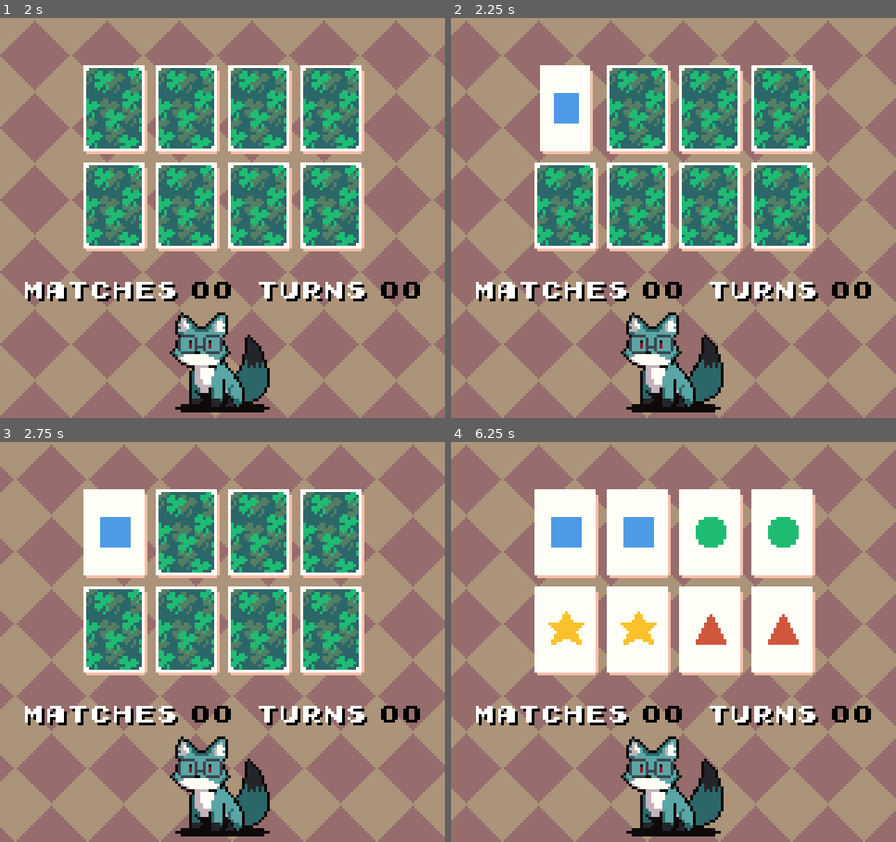
Above: before the commit, frames 1-4 (two rows, left to right).
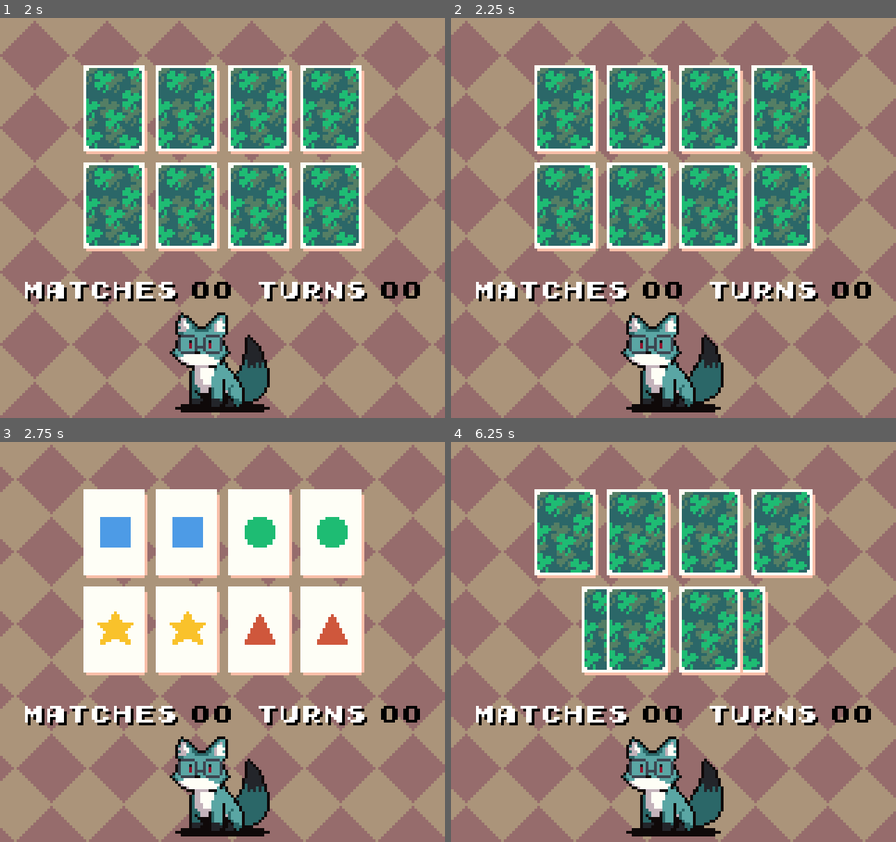
Above: after the commit, the same moments.

Repository: erodozer/pet.clover
Game: Godot game, scene res://scenes/game_match/scene.tscn
Same seed, same stepped clock (60 frames per second), same inputs: the game is played once before the commit and once after it. This scene is started directly instead of the project's main scene.
Inputs (mouse positions are in pixels of both pictures, inside the frame that each line leads up to):
- Up to frame 1 (2 s): tap Enter at 0.5 s; move the mouse to (320, 198) at 0.52 s; move the mouse to (133, 238) at 1.27 s
- Up to frame 2 (2.25 s): click (566, 110) at 2 s
- Up to frame 3 (2.75 s): no input
- Up to frame 4 (6.25 s): click (637, 534) at 2.77 s; move the mouse to (718, 554) at 3.52 s; move the mouse to (651, 722) at 4.27 s; move the mouse to (807, 702) at 5.02 s; click (709, 534) at 5.77 s

Frame 1 is identical in both runs. In frame 2, 2.9% of the frame differs, in the area x 18-34%, y 11-35%; in frame 3, 17%; in frame 4, 22%, in the area x 18-82%, y 12-59%.

Commit message:
try to fix match game soft locking

Diff:
--- a/scenes/game_match/cards/Card.gd
+++ b/scenes/game_match/cards/Card.gd
@@ -16,6 +16,8 @@
 	front.texture = load("res://scenes/game_match/cards/%s.png" % value)
 
 func _toggled(pressed):
+	disabled = pressed # prevent double flipping
+
 	var tween = create_tween()
 
 	tween.tween_property(self, "rect_scale:x", 0.0, 0.1).from(1.0)
--- a/scenes/game_match/game.gd
+++ b/scenes/game_match/game.gd
@@ -1,9 +1,11 @@
 extends Node
+
+const PICK_COUNT = 2
 
 onready var cards = get_node("%Cards").get_children()
 onready var fox = get_node("%Fox")
 
-var selected = [null, null]
+var selected = []
 var started = false
 
 var turns = 0
@@ -14,13 +16,13 @@
 		i.connect("toggled", self, "_on_flip", [i])
 
 func _start():
-	yield(get_tree().create_timer(2.0), "timeout")
+	NoClick.visible = true
+	yield(get_tree().create_timer(1.0), "timeout")
 
 	randomize()
 
 	for i in cards:
 		i.set_pressed(true)  # show all the cards
-		i.disabled = true
 
 	yield(get_tree().create_timer(3.0), "timeout")
 
@@ -43,8 +45,7 @@
 
 	started = true
 
-	for i in cards:
-		i.disabled = false
+	NoClick.visible = false
 
 func _on_flip(show, card):
 	if not started:
@@ -53,38 +54,36 @@
 	if not show:
 		return
 
-	card.disabled = true
+	selected.append(card)
 
-	if not selected[0]:
-		selected[0] = card
-	else:
-		selected[1] = card
-
-	if not selected[1]:
+	if len(selected) < PICK_COUNT:
 		return
-
 
 	turns += 1
 
-	if selected[0].shape == selected[1].shape:
+	var target_shape = selected[0].shape
+	var matched = true
+	for i in selected:
+		matched = i.shape == target_shape
+
+	NoClick.visible = true
+
+	if matched:
 		matches += 1
 		fox.play("yelp")
 		yield(fox, "animation_finished")
 		fox.play("sit")
 	else:
-		NoClick.visible = true
 		yield(get_tree().create_timer(0.8), "timeout")
-		selected[0].set_pressed(false)
-		selected[1].set_pressed(false)
-		selected[0].disabled = false
-		selected[1].disabled = false
+		for i in selected:
+			i.set_pressed(false)
 
-	selected[0] = null
-	selected[1] = null
+	selected = []
 
 	get_node("%MatchCount").text = "%02d" % matches
 	get_node("%TurnCount").text = "%02d" % turns
 
+	yield(get_tree().create_timer(0.3), "timeout")
 	NoClick.visible = false
 
 	if matches == len(cards) / 2:
